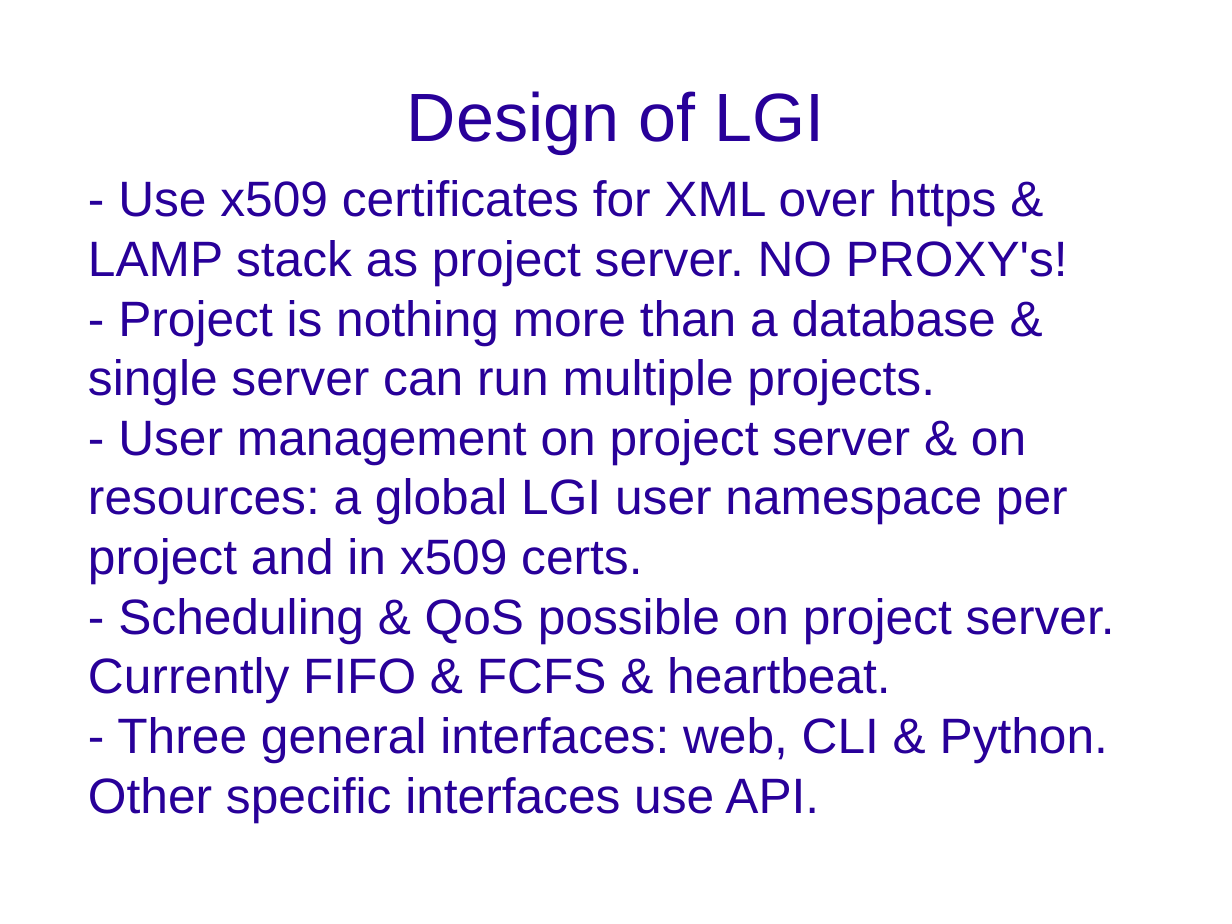
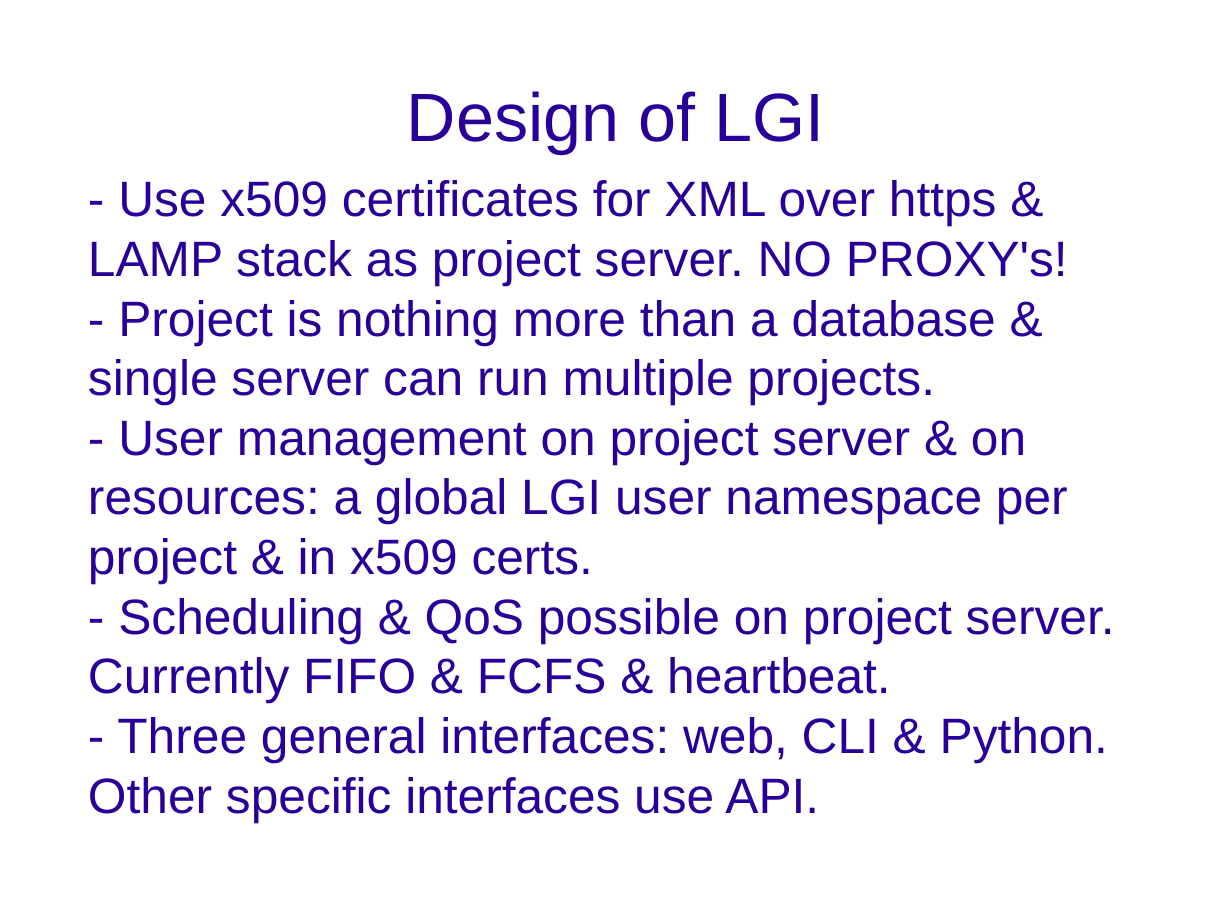
Before and after one commit to wvengen/LGI, a slide deck: slide 5 of docs/LGI_presentation_2010.odp. Drawn at 1232x924 pixels with LibreOffice and Linux fonts; fonts in the diff are those of the drawing; background and template pictures are left out. Boxes give left, top, right and bottom in pixels: in the first picture for what was removed or moved away, otherwise in the second. Text is boxed around its words. In the diff, an @@ line names an element or a change of style, - is before the commit and + after.

```diff
--- a/docs/LGI_presentation_2010.odp
+++ b/docs/LGI_presentation_2010.odp
@@ subtitle at (88, 419, 1068, 584): text changed @@
-- User management on project server & on resources: a global LGI user namespace per project and in x509 certs.
+- User management on project server & on resources: a global LGI user namespace per project & in x509 certs.
```
Also in this commit, not shown: 6 other slides changed, 3 other files.
